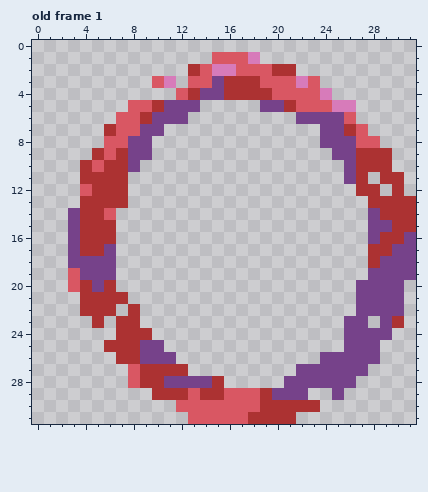
Edited in one commit: pixel-art file (Assets/img/cursor.aseprite). Above: the version before the commit.
32x32 pixels, 1 frame. Shown: old frame 1. The commit also changed other frames, which this record leaves out.
After the commit:
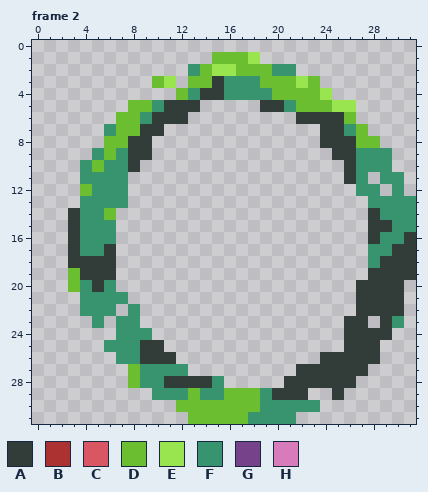
Palette (. is transparent): A #323c39  B #ac3232  C #d95763  D #6abe30  E #99e550  F #37946e  G #76428a  H #d77bba
A new or re-ordered frame is compared with the old frame closest to it.
Difference:
frames 1 -> 3
--- frame 2 is new; against old frame 1
@@ x 0..31 @@
  0 ................................
- 1 ...............CCCH.............
- 2 .............BCHHCCCBB..........
- 3 ..........CH.CCGBBBCCCHC........
- 4 ............CBGGBBBBCCCCH.......
- 5 ........CCBGGG.....GGBCCCHH.....
- 6 .......CCBGGG.........GGGGC.....
- 7 ......BCCGG.............GGBC....
- 8 ......CCGG..............GGGCC...
- 9 .....BCBGG...............GGBBB..
-10 ....BCBBG.................GBBB..
-11 ....BBBB..................GB.BB.
-12 ....CBBB...................BB.B.
-13 ....BBBB....................BBBB
-14 ...GBBC.....................GBBB
-15 ...GBBB.....................GGBB
-16 ...GBBB.....................GBBG
-17 ...GBBG.....................BBGG
-18 ...GGGG.....................BGGG
-19 ...CGGG.....................GGGG
-20 ...CBGB....................GGGG.
-21 ....BBBB...................GGGG.
-22 ....BBB.B..................GGGG.
-23 .....B.BB.................GG.GB.
-24 .......BBB................GGGG..
-25 ......BBBGG...............GGG...
-26 .......BBGGG............GGGGG...
-27 ........CBBBB.........GGGGGG....
-28 ........CBBGGGGB.....GGGGGG.....
-29 ..........BBBCBBCCCBGGG..G......
-30 ............CCCCCCCBBBBB........
-31 .............CCCCCBBBB..........
+ 1 ...............DDDE.............
+ 2 .............FDEEDDDFF..........
+ 3 ..........DE.DDAFFFDDDED........
+ 4 ............DFAAFFFFDDDDE.......
+ 5 ........DDFAAA.....AAFDDDEE.....
+ 6 .......DDFAAA.........AAAAD.....
+ 7 ......FDDAA.............AAFD....
+ 8 ......DDAA..............AAADD...
+ 9 .....FDFAA...............AAFFF..
+10 ....FDFFA.................AFFF..
+11 ....FFFF..................AF.FF.
+12 ....DFFF...................FF.F.
+13 ....FFFF....................FFFF
+14 ...AFFD.....................AFFF
+15 ...AFFF.....................AAFF
+16 ...AFFF.....................AFFA
+17 ...AFFA.....................FFAA
+18 ...AAAA.....................FAAA
+19 ...DAAA.....................AAAA
+20 ...DFAF....................AAAA.
+21 ....FFFF...................AAAA.
+22 ....FFF.F..................AAAA.
+23 .....F.FF.................AA.AF.
+24 .......FFF................AAAA..
+25 ......FFFAA...............AAA...
+26 .......FFAAA............AAAAA...
+27 ........DFFFF.........AAAAAA....
+28 ........DFFAAAAF.....AAAAAA.....
+29 ..........FFFDFFDDDFAAA..A......
+30 ............DDDDDDDFFFFF........
+31 .............DDDDDFFFF..........
Pixel boxes of the changes (left, top, right, bottom) in both pictures:
changed: (68, 52, 416, 424)
